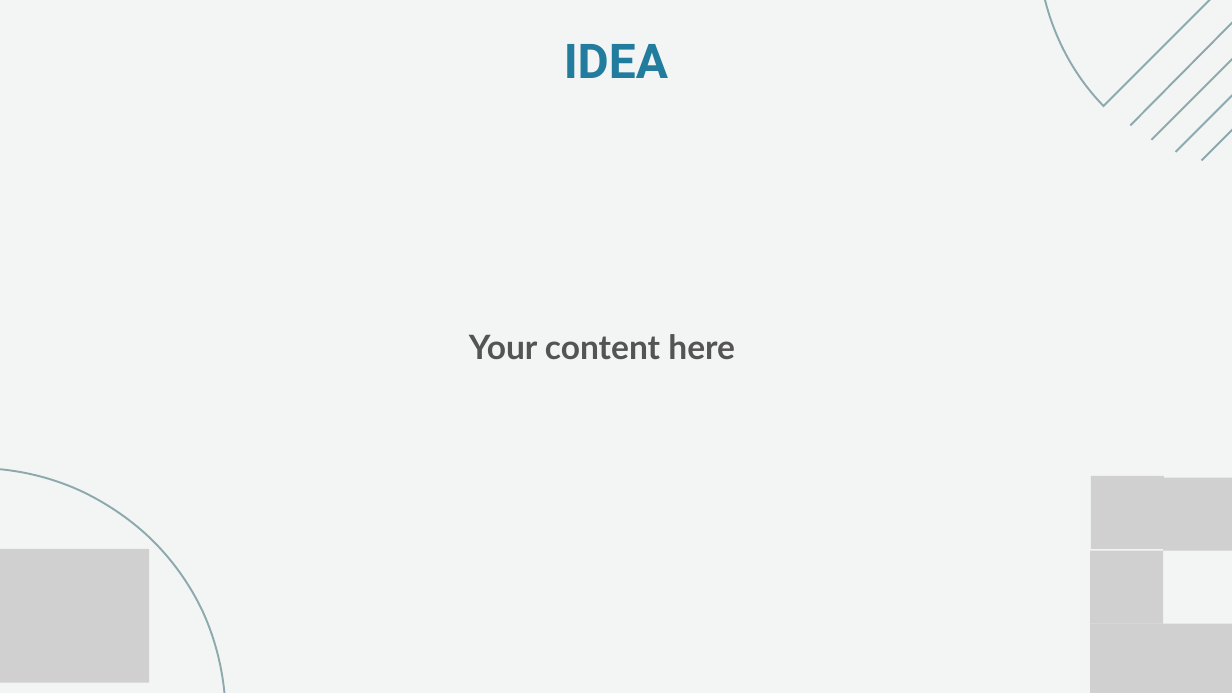
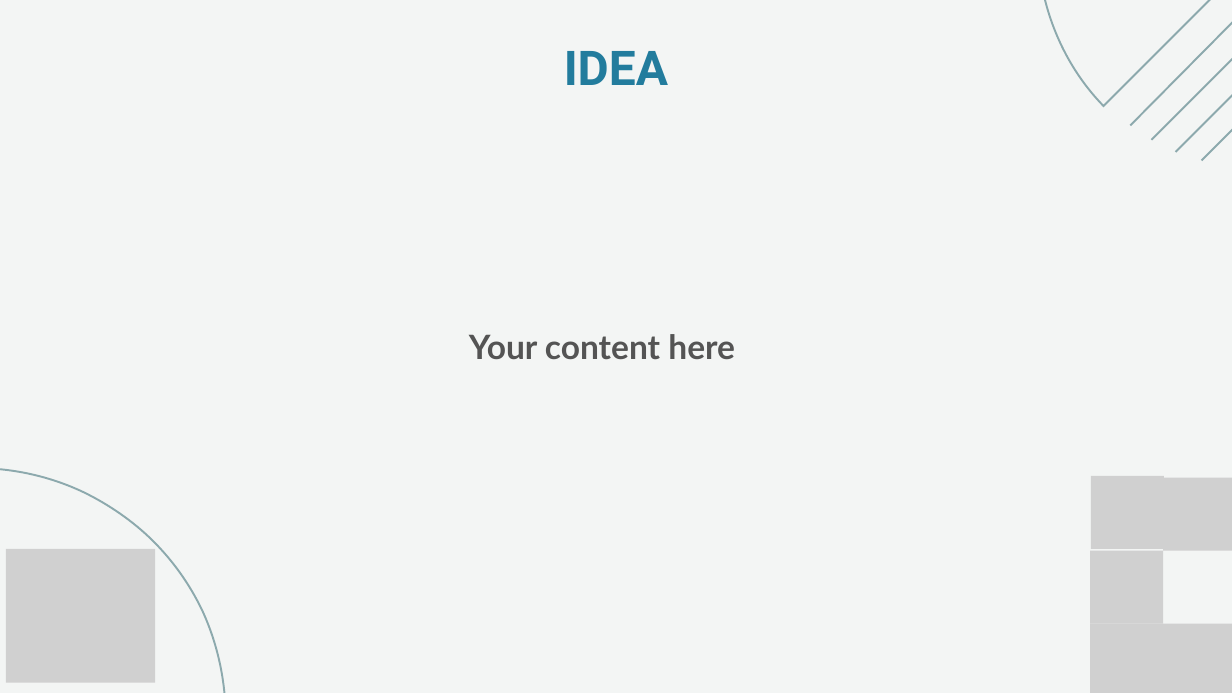
Before and after one commit to akuldeepj/recurse-codenovate, a slide deck: slide 2 of public/downloads/ppt-template.pptx. Drawn at 1232x693 pixels with LibreOffice and Linux fonts; fonts in the diff are those of the drawing; grey boxes stand for pictures. Boxes give left, top, right and bottom in pixels: in the first picture for what was removed or moved away, otherwise in the second. Text is boxed around its words. In the diff, an @@ line names an element or a change of style, - is before the commit and + after.

```diff
--- a/public/downloads/ppt-template.pptx
+++ b/public/downloads/ppt-template.pptx
@@ text "IDEA": place and size @@
-text "IDEA" at [564,44,668,78]
+text "IDEA" at [564,51,668,85]
@@ picture: place and size @@
-picture at [0,549,149,683]
+picture at [6,549,155,683]
```
Also in this commit, not shown: 7 other slides changed.
